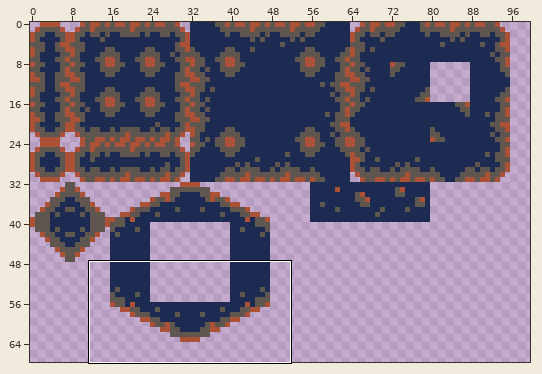
Two states of a sprite sheet, assets/tilesets/tileset_outdoor_background.png. Above: a wide view before the commit, with the close-up outlined.
Close-up. Before the commit:
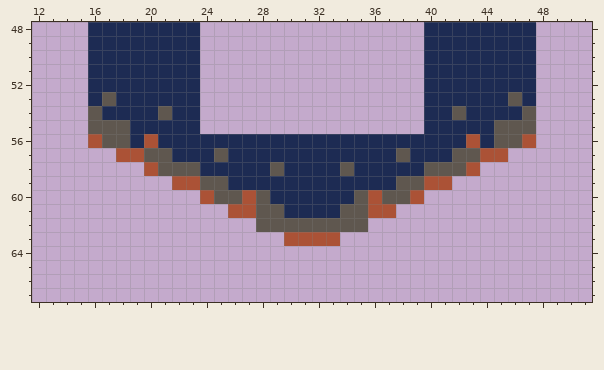
The file is 128x128 pixels. Shown: x 12..51, y 48..67. The wide view leaves out empty margins. The commit also changed other parts of the picture, which this record leaves out.
Once edited:
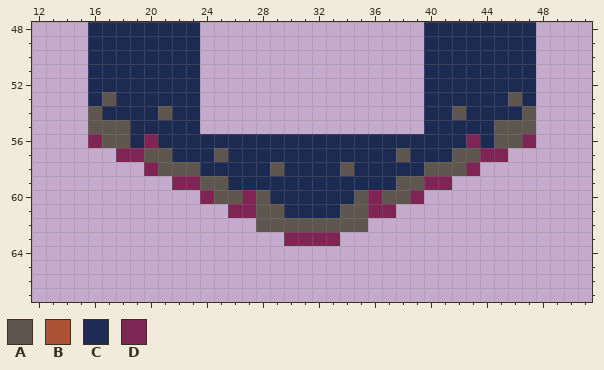
Palette (. is transparent): A #5f574f  B #ab5236  C #1d2b53  D #7e2553
Edits made:
Changed rows in their new state; - is an unchanged pixel.
first column x 16:
56 D---D----------------------D---D
57 --DD------------------------DD--
58 ----D----------------------D----
59 ------DD----------------DD------
60 --------D--D--------D--D--------
61 ----------DD--------DD----------
63 --------------DDDD--------------
Boxes around the changes in both close-ups, in picture pixels (x1, y1, x2, y2):
changed: (88, 134, 536, 246)
